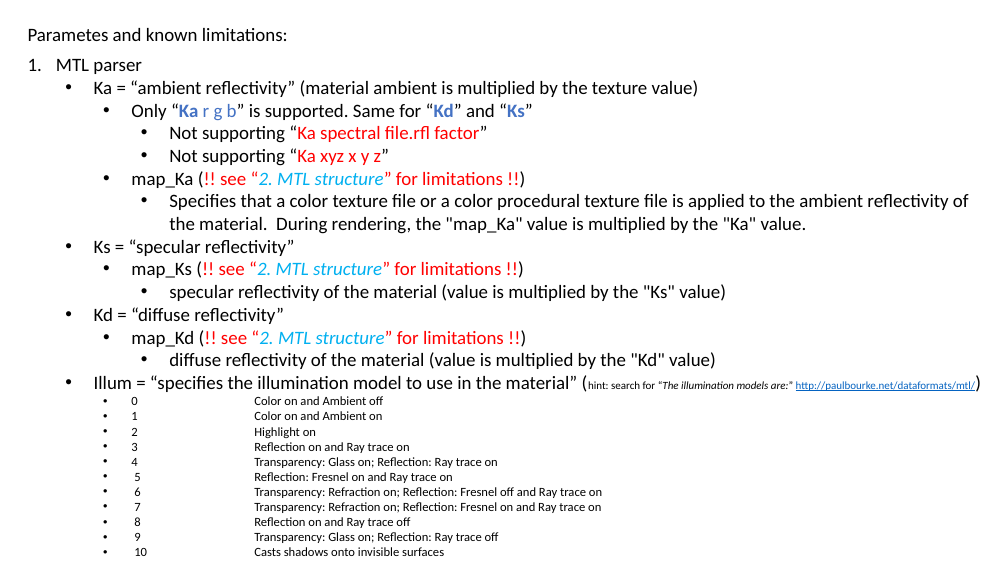
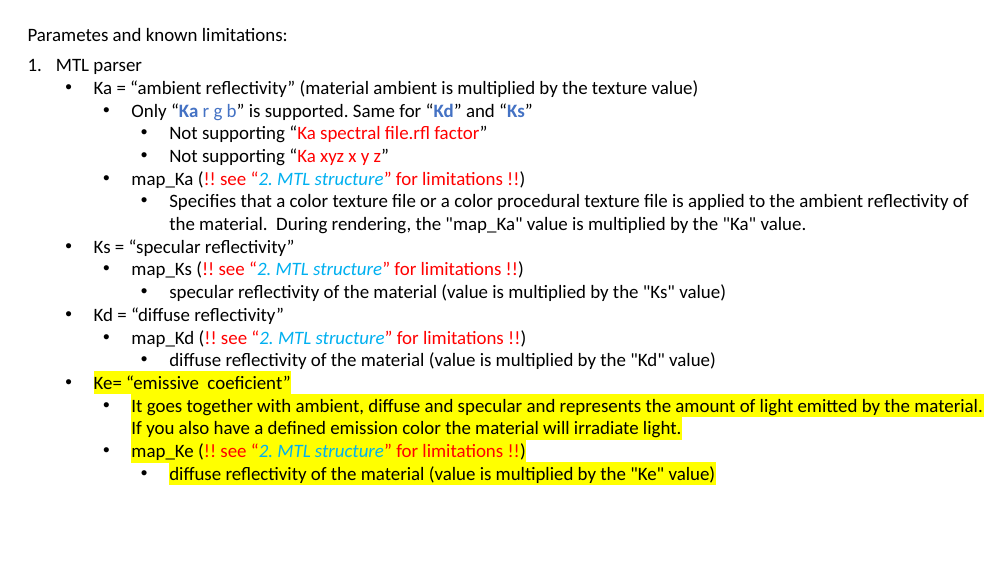
Before and after one commit to george2209/WavefrontOBJSerializer, a slide deck: slide 9 of docs/OBJ to binary structure_20210611_V1.1.pptx. Drawn at 1008x567 pixels with LibreOffice and Linux fonts; fonts in the diff are those of the drawing. Boxes give left, top, right and bottom in pixels: in the first picture for what was removed or moved away, otherwise in the second. Text is boxed around its words. In the diff, an @@ line names an element or a change of style, - is before the commit and + after.

```diff
--- a/docs/OBJ to binary structure_20210611_V1.1.pptx
+++ b/docs/OBJ to binary structure_20210611_V1.1.pptx
@@ text at <box>94,375,983,483</box>: text changed; size 12 to 18 pt @@
-  • Illum = “specifies the illumination model to use in the material” (hint: search for “The illumination models are:” http://paulbourke.net/dataformats/mtl/)
-    • 0 Color on and Ambient off
-    • 1 Color on and Ambient on
-    • 2 Highlight on
-    • 3 Reflection on and Ray trace on
-    • 4 Transparency: Glass on; Reflection: Ray trace on
-    • 5 Reflection: Fresnel on and Ray trace on
-    • 6 Transparency: Refraction on; Reflection: Fresnel off and Ray trace on
-    • 7 Transparency: Refraction on; Reflection: Fresnel on and Ray trace on
-    • 8 Reflection on and Ray trace off
-    • 9 Transparency: Glass on; Reflection: Ray trace off
-    • 10 Casts shadows onto invisible surfaces
+  • Ke= “emissive coeficient”
+    • It goes together with ambient, diffuse and specular and represents the amount of light emitted by the material. If you also have a defined emission color the material will irradiate light.
+    • map_Ke (!! see “2. MTL structure” for limitations !!)
+      • diffuse reflectivity of the material (value is multiplied by the "Ke" value)
```
Also in this commit, not shown: 4 other slides changed, 5 other files.
